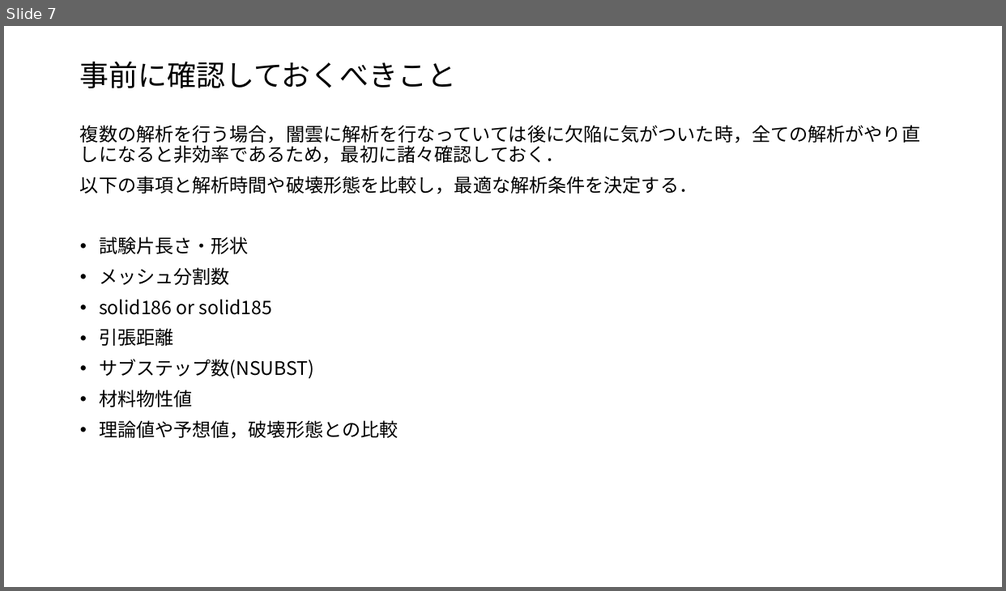
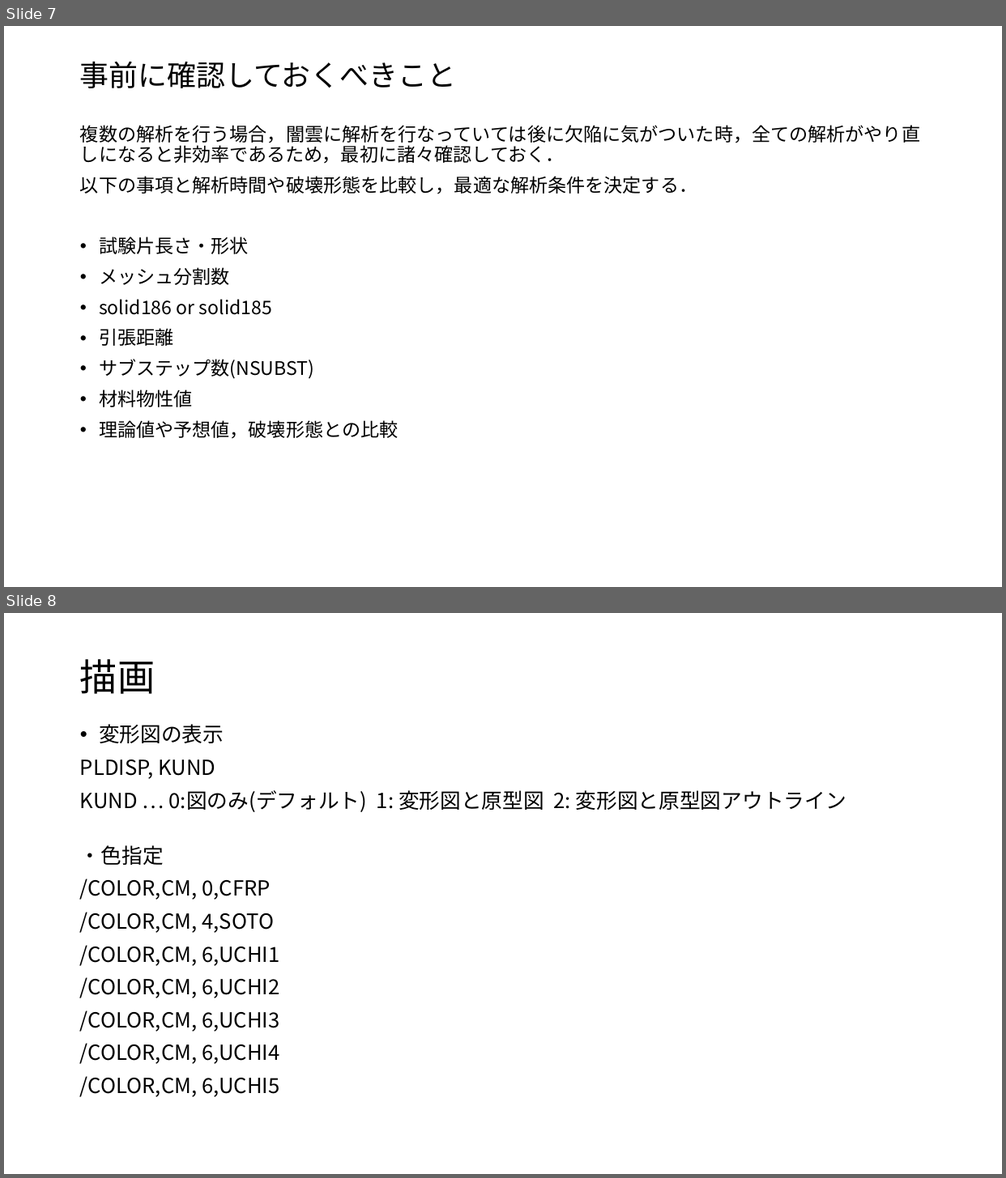
Before and after one commit to jay0423/ansys-management, a slide deck: etc/ansys備忘録.pptx. Shown one above the other, each under a label of ours: slide 7 before the commit, slides 7 and 8 after it. The pictures are 1006x591 and 1006x1178 pixels, drawn with LibreOffice and Linux fonts; fonts in the diff are those of the drawing. Boxes give left, top, right and bottom in pixels: in the first picture for what was removed or moved away, otherwise in the second. Text is boxed around its words. In the diff, an @@ line names an element or a change of style, - is before the commit and + after.

```diff
--- a/etc/ansys備忘録.pptx
+++ b/etc/ansys備忘録.pptx
@@ slide 8 added at (x1=4, y1=613, x2=1002, y2=1174), background #FFFFFF @@
@@ title added at (x1=80, y1=659, x2=155, y2=694), 36 pt, text #000000 @@
+描画
@@ text added at (x1=80, y1=724, x2=846, y2=1097), 20 pt, text #000000 @@
+• 変形図の表示
+PLDISP, KUND
+KUND … 0:図のみ(デフォルト) 1: 変形図と原型図 2: 変形図と原型図アウトライン
+・色指定
+/COLOR,CM, 0,CFRP
+/COLOR,CM, 4,SOTO
+/COLOR,CM, 6,UCHI1
+/COLOR,CM, 6,UCHI2
+/COLOR,CM, 6,UCHI3
+/COLOR,CM, 6,UCHI4
+/COLOR,CM, 6,UCHI5
```
Also in this commit, not shown: 59 other files.
